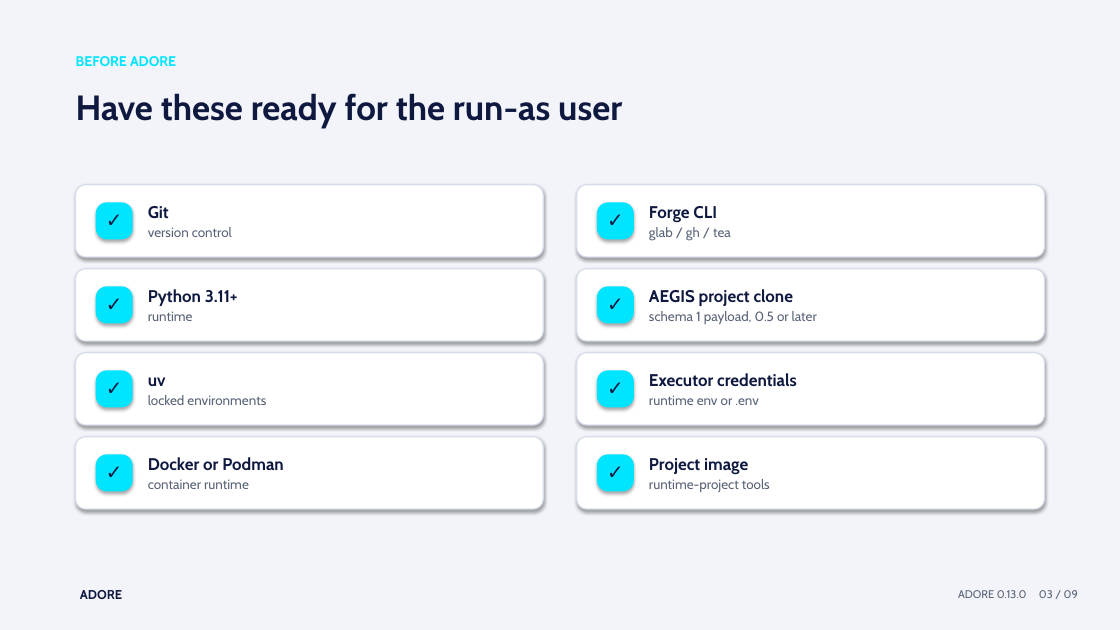
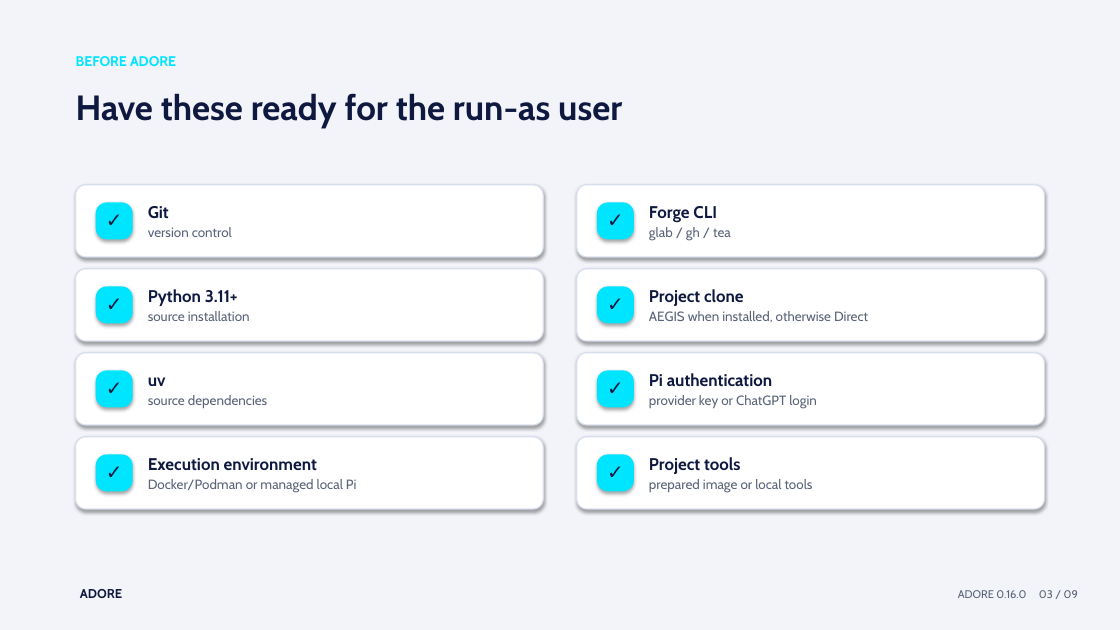
Before and after one commit to DDP-Engineering/AgenticDeliveryOrchestratorRuntimeEngine, a slide deck: slide 3 of 01_Documentation/Operator_Cheat_Sheets/Presentations/ADORE_01_Setup_And_First_Run.pptx. Drawn at 1120x630 pixels with LibreOffice and Linux fonts; fonts in the diff are those of the drawing. Boxes give left, top, right and bottom in pixels: in the first picture for what was removed or moved away, otherwise in the second. Text is boxed around its words. In the diff, an @@ line names an element or a change of style, - is before the commit and + after.

```diff
--- a/01_Documentation/Operator_Cheat_Sheets/Presentations/ADORE_01_Setup_And_First_Run.pptx
+++ b/01_Documentation/Operator_Cheat_Sheets/Presentations/ADORE_01_Setup_And_First_Run.pptx
@@ text at (649, 289, 868, 322): text changed @@
-AEGIS project clone
-schema 1 payload, 0.5 or later
+Project clone
+AEGIS when installed, otherwise Direct
@@ text at (148, 311, 250, 321): text changed @@
-runtime
+source installation
@@ text at (649, 373, 817, 409): text changed; size 14.5 to 11.5 pt; text colour #0F1940 to #5A6478; bold off @@
-Executor credentials
-runtime env or .env
+Pi authentication
+provider key or ChatGPT login
@@ text at (148, 395, 267, 409): text changed @@
-locked environments
+source dependencies
@@ text at (148, 458, 356, 493): text changed @@
-Docker or Podman
-container runtime
+Execution environment
+Docker/Podman or managed local Pi
@@ text at (649, 457, 813, 493): text changed @@
-Project image
-runtime-project tools
+Project tools
+prepared image or local tools
@@ text at (958, 590, 1078, 598): text changed @@
-ADORE 0.13.0 03 / 09
+ADORE 0.16.0 03 / 09
```
Also in this commit, not shown: 8 other slides changed, 27 other files.
